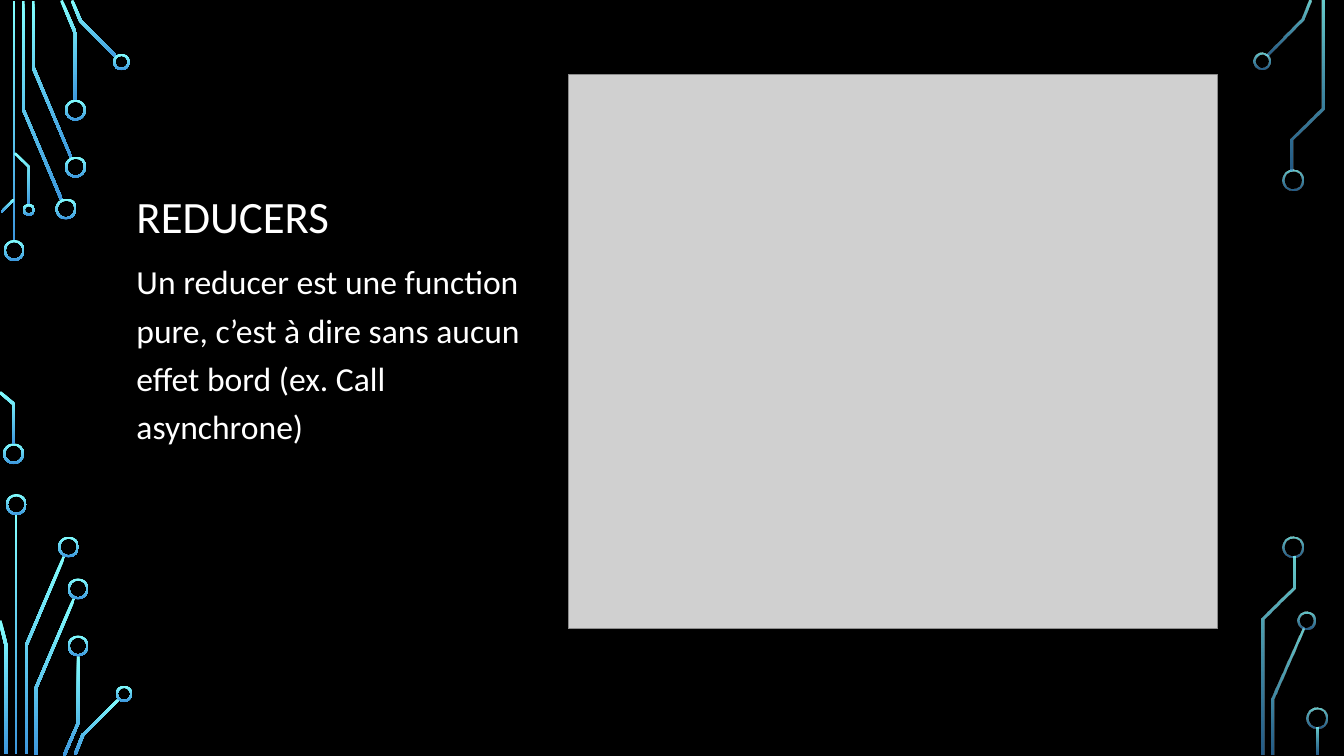
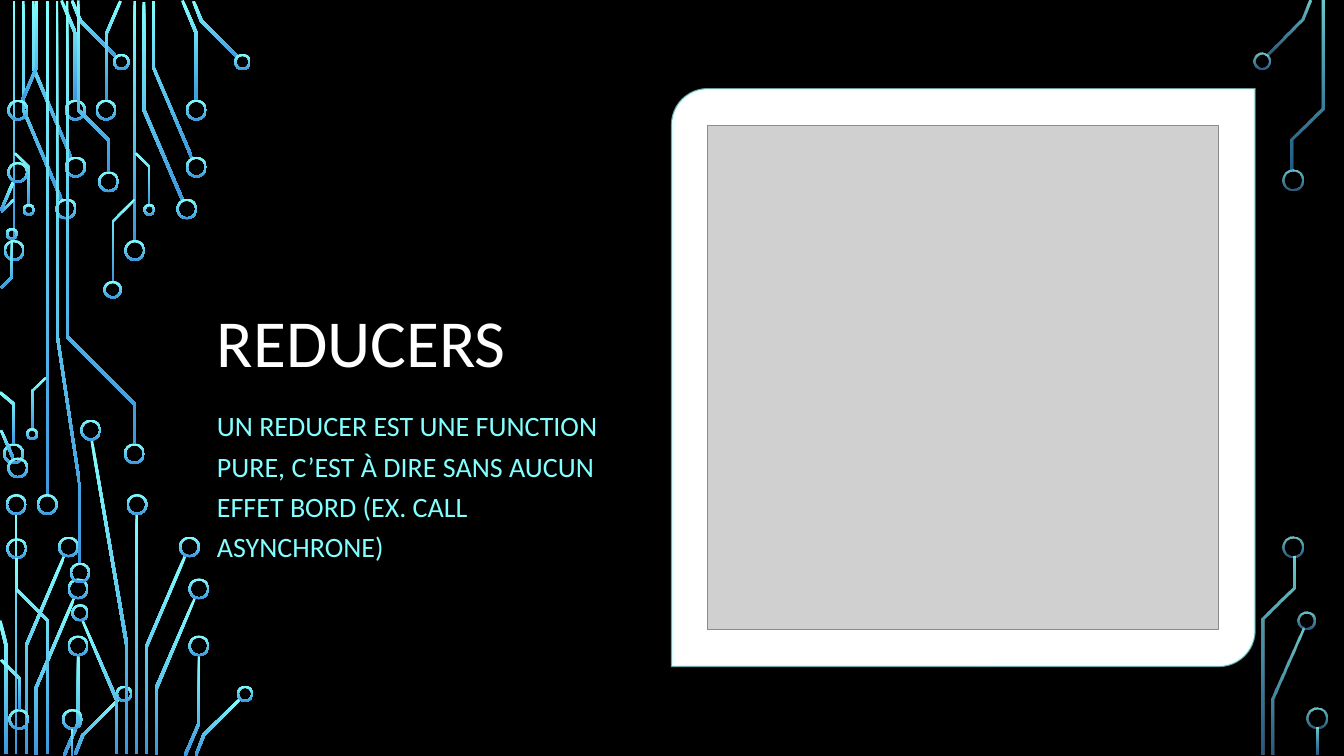
Before and after one commit to samuelgaudreau/formation-front-end-3, a slide deck: slide 9 of part-1/Redux+Patterns.pptx. Drawn at 1344x756 pixels with LibreOffice and Linux fonts; fonts in the diff are those of the drawing; grey boxes stand for pictures; background and template pictures are left out. Boxes give left, top, right and bottom in pixels: in the first picture for what was removed or moved away, otherwise in the second. Text is boxed around its words. In the diff, an @@ line names an element or a change of style, - is before the commit and + after.

```diff
--- a/part-1/Redux+Patterns.pptx
+++ b/part-1/Redux+Patterns.pptx
@@ round diag rect added at (673,89,1255,665), fill #FFFFFF, outline #B4FFFF 1.5 pt @@
@@ title "REDUCERS": place and size @@
-title "REDUCERS" at (136,204,329,234)
+title "REDUCERS" at (217,323,506,368)
@@ title "REDUCERS" at (217,323,506,368): size 32 to 48 pt @@
@@ picture: place and size @@
-picture at (569,75,1218,629)
+picture at (708,125,1219,630)
@@ text at (217,417,597,561): text changed; size 24 to 20 pt; text colour #FFFFFF to #82FFFF @@
-Un reducer est une function pure, c’est à dire sans aucun effet bord (ex. Call asynchrone)
+UN REDUCER EST UNE FUNCTION PURE, C’EST À DIRE SANS AUCUN EFFET BORD (EX. CALL ASYNCHRONE)
@@ group added at (0,0,254,756): 50 freeform shapes, 4 rectangles @@
```
Also in this commit, not shown: 7 other slides changed, 5 slides added, 2 slides removed.
